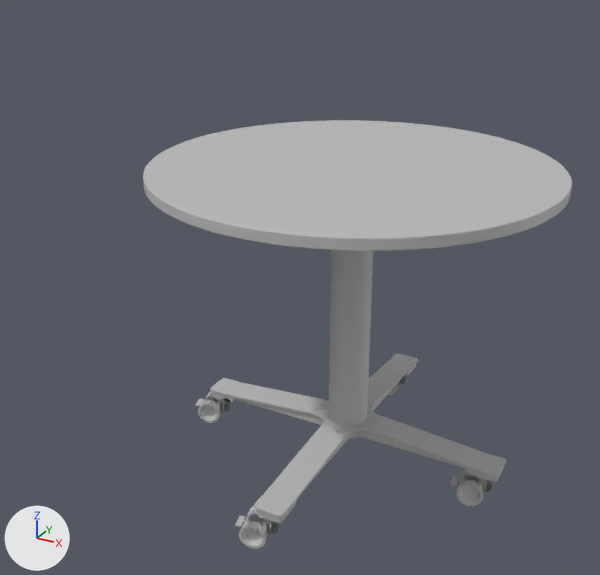
The FBX model Assets/Meshes/Flipon/folding_table_DL5_Circular_round_pilar_90_finalap.fbx, before and after one commit.
Camera for both pictures: a 50 mm lens placed at (0.741, -1.591, 1.23), pointed at (-0.045, -0.163, 0.516). Lighting does not change. The marker at lower left points along +X, +Y and +Z. Where no turn or scale is listed for an object, it has been applied to the vertices. Vertices at the same position are counted once.

Objects in the first picture: 'blat_okk:M9.I21', 'dark_metal_mesh', 'plastic_mesh'.
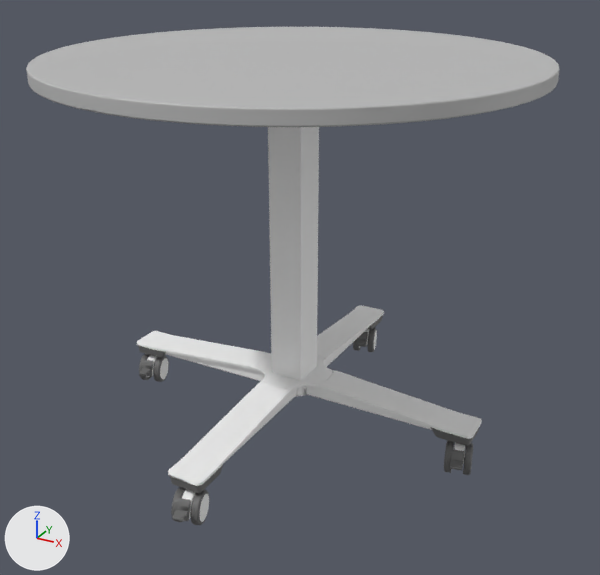
Location of each change, (x1, y1, x2, y2) in pixels of the pictures (600 x 575 px):
'blat_okk:M9.I21', deleted: before (143, 120, 572, 251)
'BLAT_MESH', added: after (26, 27, 560, 127)
'metal_mesh', added: after (137, 127, 482, 522)
'plastic_mesh', reshaped, moved: before (199, 250, 506, 547); after (138, 315, 479, 525)
'dark_metal_mesh', deleted: before (195, 364, 503, 549)
part 1 of me_mesh_004, deleted: before (199, 250, 506, 547)
part 2 of me_mesh_004, built on: before (259, 516, 271, 533); after (170, 465, 223, 525)
part 3 of me_mesh_004, built on: after (353, 315, 383, 352)
part 4 of me_mesh_004, built on: before (473, 476, 484, 485); after (431, 427, 479, 475)
part 5 of me_mesh_004, built on: before (216, 398, 224, 411); after (138, 345, 169, 382)

What the commit changed:
Material 'plastik1' (mat_plastik1) is new.
Its base color is (0.134, 0.134, 0.134) (dark grey #666666).
Its roughness is 0.553.
Material 'metal1' (mat_metal1) is new.
Its base color is (0.942, 0.942, 0.942) (white #f8f8f8).
Its roughness is 0.553.
me_mesh_004 is used by ob_plastic_mesh; location (0.0, 0.0, 0.0).
me_mesh_004 had 4749 vertices, 5866 faces and spanned x -0.431..0.39, y -0.413..0.394, z 0.008..0.693.
me_mesh_004 no longer uses material mat_phong2 (grey #bcbcbc).
me_mesh_004 now has 4871 vertices, 4586 faces and spans x -0.392..0.392, y -0.41..0.41, z -0.045..0.045.
me_mesh_004 part 1: 36 loose pieces with 4413 vertices, spanning x -0.431..0.39, y -0.413..0.394, z 0.008..0.693, are deleted.
me_mesh_004 part 2: 84 vertices removed from x -0.054..0.006, y -0.379..-0.354, z 0.017..0.07; 1219 vertices added at x -0.037..0.032, y -0.41..-0.285, z -0.045..0.045.
me_mesh_004 part 3: 84 vertices removed from x -0.054..0.006, y 0.341..0.366, z 0.017..0.07; 1219 vertices added at x -0.037..0.032, y 0.31..0.41, z -0.045..0.045.
me_mesh_004 part 4: 84 vertices removed from x 0.306..0.366, y -0.019..0.006, z 0.017..0.07; 1218 vertices added at x 0.303..0.392, y -0.05..0.055, z -0.045..0.045.
me_mesh_004 part 5: 84 vertices removed from x -0.414..-0.354, y -0.019..0.006, z 0.017..0.07; 1215 vertices added at x -0.392..-0.311, y -0.05..0.055, z -0.045..0.045.
me_mesh_004 now uses material mat_plastik1 (dark grey #666666).
Mesh me_mesh_005_1 is new.
It has 786 vertices, 793 faces and spans x -0.45..0.45, y -0.45..0.45, z -0.012..0.012.
It uses material mat_phong4 (grey #bcbcbc).
Mesh me_mesh_1 is new.
It has 4795 vertices, 4120 faces and spans x -0.393..0.393, y -0.4..0.4, z -0.327..0.332.
It uses material mat_metal1 (white #f8f8f8).
Object 'plastic_mesh' (ob_plastic_mesh) moves from (0.0, 0.0, 0.0) to (0.01, -0.301, 0.32).
Object 'blat_okk:M9.I21' (ob_blat_okk_m9_i21) is deleted.
Object 'dark_metal_mesh' (ob_dark_metal_mesh) is deleted.
Object 'BLAT_MESH' (ob_blat_mesh) is new; it shows me_mesh_005_1.
Its location is (0.006, -0.279, 1.003).
Object 'metal_mesh' (ob_metal_mesh) is new; it shows me_mesh_1.
Its location is (0.009, -0.288, 0.608).
